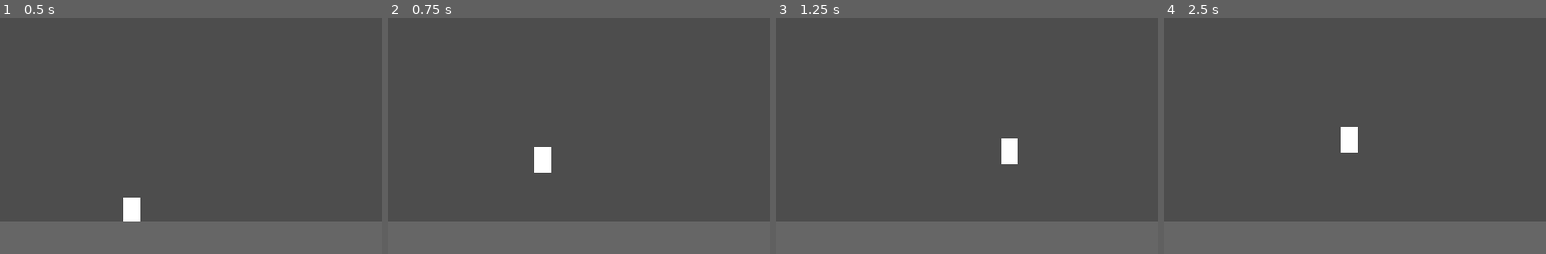
Above: before the commit, frames 1-4 (left to right).
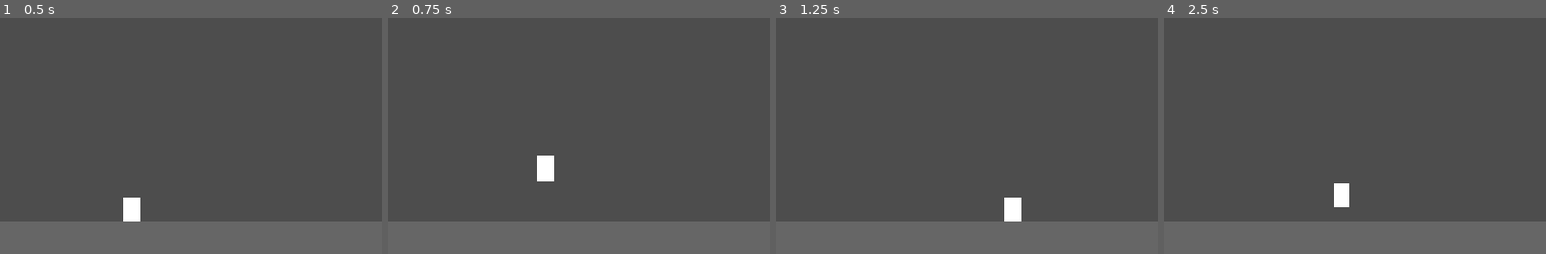
Above: after the commit, the same moments.

Repository: evalfoo/game-off-2026
Game: Godot game, scene res://game/main.tscn
The game is run twice, just before and just after one commit, with the same random seed, the same clock (stepped at 60 frames per second) and the same inputs.
Inputs (mouse positions are % of the whole screen's width and height, from its top left):
- Up to frame 1 (0.5 s): no input
- Up to frame 2 (0.75 s): tap Enter (ui_accept) at 0.5 s; move the mouse to (72, 44) at 0.52 s; hold Right (ui_right) from 0.53 s (still down); hold Enter (ui_accept) from 0.53 s (still down); tap Space at 0.6 s; click (72, 44) at 0.67 s
- Up to frame 3 (1.25 s): keep holding Right (ui_right); keep holding Enter (ui_accept)
- Up to frame 4 (2.5 s): release Right (ui_right) at 1.25 s; release Enter (ui_accept) at 1.25 s; drag from (30, 55) to (45, 70) at 1.27 s; tap Enter (ui_accept) at 2 s; move the mouse to (60, 27) at 2.02 s; hold Left (ui_left) from 2.03 s (still down); hold Enter (ui_accept) from 2.03 s (still down); tap Space at 2.1 s
The pictures show only the part of the screen within x 0-50%, y 50-100%; the shares and areas given below are measured in that part.

Frame 1 is identical in both runs. In frame 2, 0.4% of the frame differs, in the area x 38-44%, y 54-70%; in frame 3, 0.9%, in the area x 59-65%, y 51-87%; in frame 4, 0.9%.

Commit message:
feat: tighter platformer controls (#7)
The controls felt loose. The player eased toward its speed with one
lerp, so it started and stopped slowly. Gravity was the same going up
and down, jumps were always full height, and a jump only worked on a
press while standing on the floor.

`game/player.gd` now has the five usual platformer fixes, each an
exported value to tune:

- **Start and stop:** reaches full speed in `accel_time` (0.1 s) and
stops or turns in `decel_time` (0.05 s). Both scale with the current
speed, so big and small take the same time.
- **Fall gravity:** gravity is `fall_gravity_scale` (2×) while falling.
- **Variable jump height:** gravity is `jump_cut_gravity_scale` (3×)
while rising with jump let go, so a short press makes a short jump.
Holding jump gives the same full heights as before, so big still jumps
half as high.
- **Coyote time:** a jump still works for `coyote_time` (0.1 s) after
walking off an edge.
- **Jump buffer:** a jump pressed up to `jump_buffer_time` (0.1 s)
before landing happens on landing. A press while time is stopped is
buffered too, and jumps once time runs.

## What changed

- `game/player.gd`: the controls above, in place of `accel`.
- `tests/controls.gd` (new): one check per change, plus checks that
coyote time and the buffer run out, and that a tap while time is stopped
jumps. Every check of a new behavior fails on `main`.
- `tools/clips/scenarios/jump.gd`, `seesaw.gd`: hold Space through the
rise (0.6 s, was 0.1 s); a 0.1 s press now makes a short jump.
- `docs/implementation.md`: the code map mentions the controls.

## Checks

- `mise run test`: all 10 headless scripts pass.
- `mise run test:native`: all 3 native scripts pass, including the
`grow` session replay (unchanged).
- Played through the game MCP server: a 0.05 s press of Space makes a
short hop and a 0.45 s hold makes a full jump.
- Found while playing: a `key` Space from the play driver didn't jump.
The driver stops time between turns, and the player skips the
zero-length physics frames that still run, so the press was gone before
time ran. The player now buffers the press before skipping, and a `key`
Space makes a short hop. `tests/controls.gd` covers it.
- The clips below were recorded with `tools/clips/record.sh` on `main`
and this branch.

## Screenshots

Before, 8 frames: a small jump, then a big one.

![Before: 8 frames of a small jump and a big
jump](https://github.com/user-attachments/assets/c9285011-ce8c-4256-8b6e-0912f17592f0)

After, 8 frames: the same jumps come down faster; at 966 ms the small
one has already landed.

![After: 8 frames of a small jump and a big
jump](https://github.com/user-attachments/assets/07629778-5182-4854-9dd4-6085a8261059)


https://github.com/user-attachments/assets/0750d93c-7252-4881-997a-cc8dcb05a04e

Diff:
--- a/game/player.gd
+++ b/game/player.gd
@@ -15,10 +15,21 @@
 @export var small_speed := 300.0
 @export var big_speed := 100.0
 @export var transition_time := 0.4
-@export var accel := 12.0
+# Seconds to reach full speed from standing, and to stop or turn from full
+# speed.
+@export var accel_time := 0.1
+@export var decel_time := 0.05
 @export var small_jump_speed := 500.0
 # Half the small jump's height: the height goes with the speed squared.
 @export var big_jump_speed := 354.0
+# Falling pulls harder than rising, and rising with jump let go harder still,
+# so a short press makes a short jump.
+@export var fall_gravity_scale := 2.0
+@export var jump_cut_gravity_scale := 3.0
+# A jump still works this long after walking off an edge, and a press this
+# long before landing jumps on landing. Seconds.
+@export var coyote_time := 0.1
+@export var jump_buffer_time := 0.1
 # The player pushes boxes up to this many times its mass: small moves BOX A
 # (mass 2), big moves BOX B (mass 8).
 @export var push_ratio := 3.0
@@ -30,6 +41,8 @@
 var shape := RectangleShape2D.new()
 var collision := CollisionShape2D.new()
 var gravity: float = ProjectSettings.get_setting("physics/2d/default_gravity")
+var _coyote := 0.0
+var _jump_buffer := 0.0
 
 
 func _ready() -> void:
@@ -40,6 +53,9 @@
 
 
 func _physics_process(delta: float) -> void:
+	# A jump pressed during a pause still counts once time runs.
+	if Input.is_action_just_pressed("ui_accept"):
+		_jump_buffer = jump_buffer_time
 	# The play driver's pause runs zero-length frames.
 	if delta <= 0.0:
 		return
@@ -48,10 +64,24 @@
 	_apply_size()
 
 	var dir := Input.get_axis("ui_left", "ui_right")
-	velocity.x = lerpf(velocity.x, dir * speed, clampf(accel * delta, 0.0, 1.0))
-	velocity.y += gravity * delta
-	if Input.is_action_just_pressed("ui_accept") and is_on_floor():
+	var stopping := dir == 0.0 or dir * velocity.x < 0.0
+	var rate := speed / (decel_time if stopping else accel_time)
+	velocity.x = move_toward(velocity.x, dir * speed, rate * delta)
+
+	var jump_held := Input.is_action_pressed("ui_accept")
+	var gravity_scale := 1.0
+	if velocity.y > 0.0:
+		gravity_scale = fall_gravity_scale
+	elif not jump_held:
+		gravity_scale = jump_cut_gravity_scale
+	velocity.y += gravity * gravity_scale * delta
+
+	_coyote = coyote_time if is_on_floor() else _coyote - delta
+	if _jump_buffer > 0.0 and _coyote > 0.0:
 		velocity.y = -jump_speed
+		_coyote = 0.0
+		_jump_buffer = 0.0
+	_jump_buffer -= delta
 	_push_ahead(velocity.x * delta)
 	move_and_slide()
 	_carry()
--- /dev/null
+++ b/tests/controls.gd
@@ -0,0 +1,143 @@
+extends "res://tests/lib/test.gd"
+
+# The small player's controls: quick starts and stops, a short jump on a short
+# press, falling faster than rising, a jump just after walking off an edge, and
+# a jump pressed just before landing or while time is stopped.
+
+func run() -> void:
+	await _speed()
+	await _jump_cut()
+	await _fall()
+	await _coyote()
+	await _buffer()
+	await _pause()
+
+func _speed() -> void:
+	var game := Fixture.launch(root)
+	var player: CharacterBody2D = game.player
+	await physics(10)
+	Events.hold_key(KEY_RIGHT, true)
+	await physics(8)
+	var running := player.velocity.x
+	Events.hold_key(KEY_RIGHT, false)
+	await physics(4)
+	var stopped := player.velocity.x
+	check(is_equal_approx(running, 300.0), "it reaches full speed in 8 frames: %.1f" % running)
+	check(stopped == 0.0, "it stops 4 frames after letting go: %.1f" % stopped)
+	await _end(game)
+
+func _jump_cut() -> void:
+	var game := Fixture.launch(root)
+	var player: CharacterBody2D = game.player
+	await physics(10)
+	var start := player.position.y
+	Events.hold_key(KEY_SPACE, true)
+	await physics(1)
+	Events.hold_key(KEY_SPACE, false)
+	var top := start
+	for i: int in 60:
+		await physics_frame
+		top = minf(top, player.position.y)
+	check(start - top > 20.0 and start - top < 60.0, "a one-frame press jumps under half as high as a held one: %.1f px" % (start - top))
+	await _end(game)
+
+func _fall() -> void:
+	var game := Fixture.launch(root)
+	var player: CharacterBody2D = game.player
+	await physics(10)
+	Events.hold_key(KEY_SPACE, true)
+	while player.is_on_floor():
+		await physics_frame
+	var rising := 0
+	var falling := 0
+	for i: int in 90:
+		if player.is_on_floor():
+			break
+		if player.velocity.y < 0.0:
+			rising += 1
+		else:
+			falling += 1
+		await physics_frame
+	Events.hold_key(KEY_SPACE, false)
+	check(falling < rising * 0.8, "a jump falls faster than it rises: %d frames up, %d down" % [rising, falling])
+	await _end(game)
+
+# Walks right off BOX B and presses jump after the given frames in the air.
+# Returns whether the player rose.
+func _jump_off_edge(frames: int) -> bool:
+	var game := Fixture.launch(root)
+	var player: CharacterBody2D = game.player
+	var box: CharacterBody2D = game.get_node("BoxB")
+	player.position = box.position + Vector2(0, -40)
+	await physics(10)
+	Events.hold_key(KEY_RIGHT, true)
+	for i: int in 60:
+		await physics_frame
+		if not player.is_on_floor():
+			break
+	await physics(frames)
+	Events.hold_key(KEY_SPACE, true)
+	await physics(2)
+	var rose := player.velocity.y < 0.0
+	Events.hold_key(KEY_SPACE, false)
+	Events.hold_key(KEY_RIGHT, false)
+	await _end(game)
+	return rose
+
+func _coyote() -> void:
+	check(await _jump_off_edge(3), "a jump 3 frames after walking off an edge still works")
+	check(not await _jump_off_edge(12), "12 frames after, it doesn't")
+
+# Drops the player from height and presses jump the given frames before it
+# lands. Returns whether it jumped again on landing.
+func _press_before_landing(frames: int) -> bool:
+	var game := Fixture.launch(root)
+	var player: CharacterBody2D = game.player
+	await physics(10)
+	var floor_y := player.position.y
+	# Lands about 18 frames after the drop.
+	player.position.y = floor_y - 80.0
+	await physics(18 - frames)
+	Events.hold_key(KEY_SPACE, true)
+	var jumped := false
+	var landed := false
+	for i: int in 30:
+		await physics_frame
+		landed = landed or player.is_on_floor()
+		if landed and player.velocity.y < 0.0:
+			jumped = true
+			break
+	Events.hold_key(KEY_SPACE, false)
+	await _end(game)
+	return jumped
+
+func _buffer() -> void:
+	check(await _press_before_landing(3), "a jump pressed 3 frames before landing jumps on landing")
+	check(not await _press_before_landing(12), "pressed 12 frames before, it doesn't")
+
+# The play driver stops time between turns, and zero-length physics frames
+# still run. A tap of jump then still jumps once time runs.
+func _pause() -> void:
+	var game := Fixture.launch(root)
+	var player: CharacterBody2D = game.player
+	await physics(10)
+	var start := player.position.y
+	Engine.time_scale = 0.0
+	await physics(1)
+	Events.key(KEY_SPACE)
+	await physics(2)
+	Engine.time_scale = 1.0
+	var top := start
+	for i: int in 40:
+		await physics_frame
+		top = minf(top, player.position.y)
+	check(start - top > 10.0, "a tap of jump while time is stopped jumps once it runs: %.1f px" % (start - top))
+	await _end(game)
+
+func _end(game: Node) -> void:
+	game.free()
+	await physics(2)
+
+func physics(count: int) -> void:
+	for i: int in count:
+		await physics_frame
--- a/tools/clips/scenarios/jump.gd
+++ b/tools/clips/scenarios/jump.gd
@@ -20,7 +20,8 @@
 	Events.hold_key(KEY_SHIFT, false)
 	finish()
 
+# Holds Space through the rise, for a full jump.
 func _jump() -> void:
 	Events.hold_key(KEY_SPACE, true)
-	await hold(0.1)
+	await hold(0.6)
 	Events.hold_key(KEY_SPACE, false)
--- a/tools/clips/scenarios/seesaw.gd
+++ b/tools/clips/scenarios/seesaw.gd
@@ -19,9 +19,9 @@
 	await hold(0.4)
 	mark("jump")
 	Events.hold_key(KEY_SPACE, true)
+	await hold(0.6)
+	Events.hold_key(KEY_SPACE, false)
 	await hold(0.1)
-	Events.hold_key(KEY_SPACE, false)
-	await hold(0.6)
 	Events.hold_key(KEY_RIGHT, false)
 	await hold(0.5)
 	mark("hold Shift")
Not shown, added: tests/controls.gd.uid
Not shown, changed: docs/implementation.md
